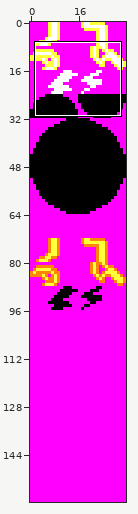
One commit to this sprite sheet: graphics/battle_anims/sprites/lightning.png. The picture above shows the old version from afar; the outline marks the close-up.
Close-up. First the earlier version:
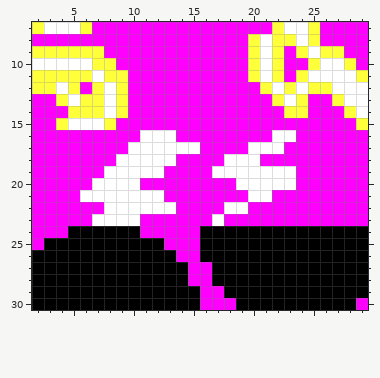
The file is 32x160 pixels. Shown: x 2..29, y 7..30.
Once edited:
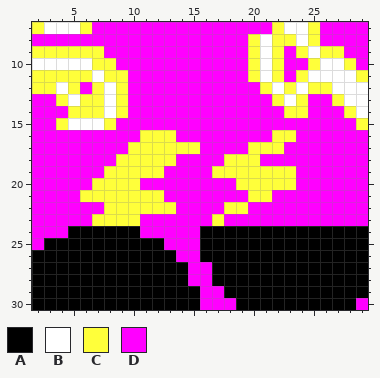
Palette (. is transparent): A #000000  B #ffffff  C #ffff3a  D #ff00ff
Message: Colored battle zap sprite yellow.
The exact change:
y 16: x 11..13 BBB -> CCC; x 22..23 BB -> CC
y 17: x 10..15 BBBBBB -> CCCCCC; x 20..22 BBB -> CCC
y 18: x 9..13 BBBBB -> CCCCC; x 18..20 BBB -> CCC
y 19: x 8..12 BBBBB -> CCCCC; x 17..23 BBBBBBB -> CCCCCCC
y 20: x 7..10 BBBB -> CCCC; x 19..23 BBBBB -> CCCCC
y 21: x 6..12 BBBBBBB -> CCCCCCC; x 20..21 BB -> CC
y 22: x 8..13 BBBBBB -> CCCCCC; x 18..19 BB -> CC
y 23: x 7..10 BBBB -> CCCC; x 17 B -> C
Changed places in both close-ups, as pixel boxes (x1, y1, x2, y2):
changed: (80, 130, 296, 226)
